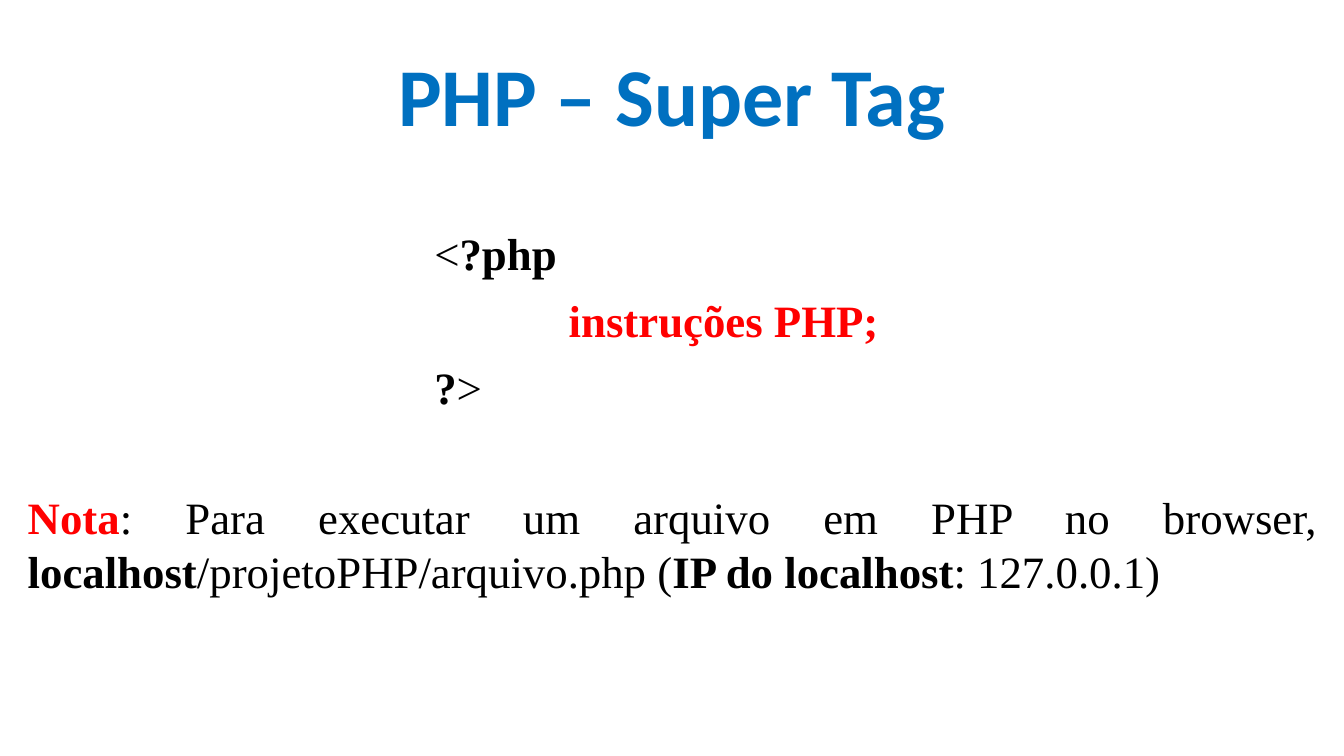
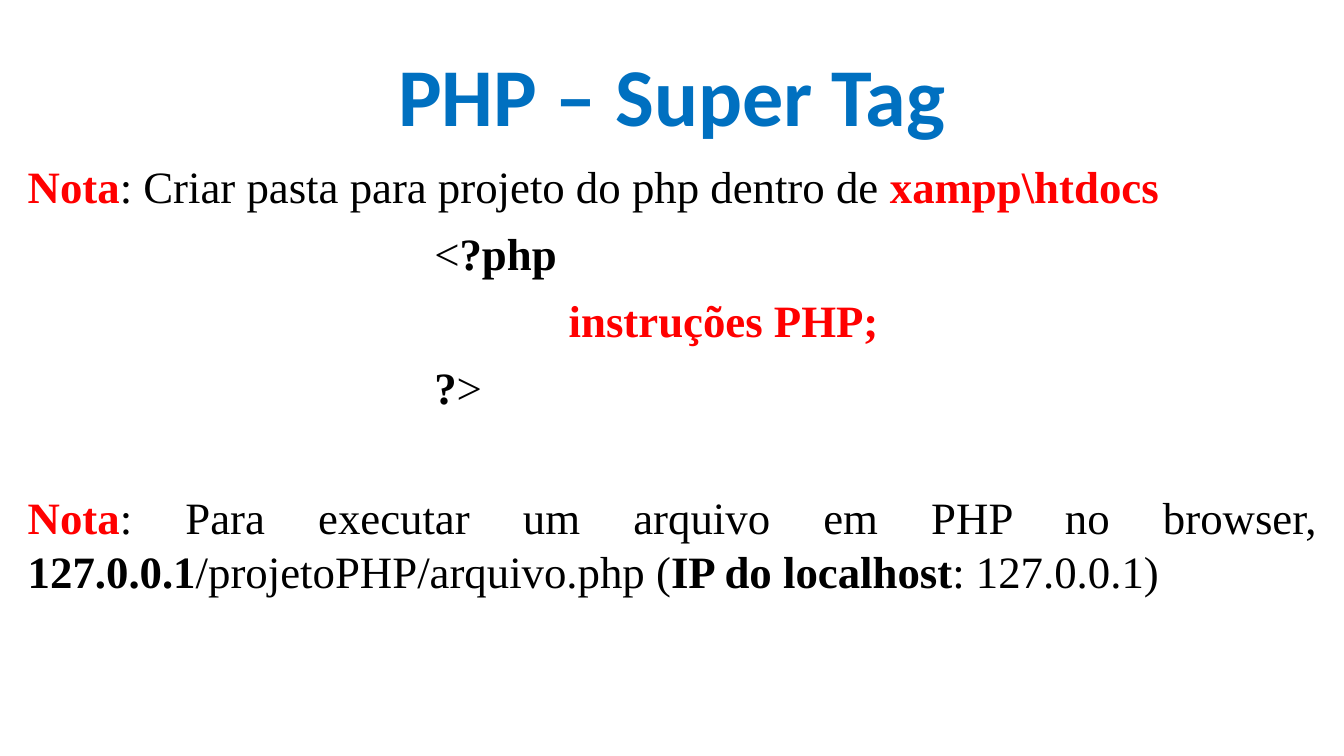
Before and after one commit to CloudEducationBrazil/WydenDesenvolvimentoWebPHP, a slide deck: slide 13 of 01 Classes/Aula 12 e 13 Desenvolvimento Web PHP - PHP.pptx. Drawn at 1344x756 pixels with LibreOffice and Linux fonts; fonts in the diff are those of the drawing; background and template pictures are left out. Boxes give left, top, right and bottom in pixels: in the first picture for what was removed or moved away, otherwise in the second. Text is boxed around its words. In the diff, an @@ line names an element or a change of style, - is before the commit and + after.

```diff
--- a/01 Classes/Aula 12 e 13 Desenvolvimento Web PHP - PHP.pptx
+++ b/01 Classes/Aula 12 e 13 Desenvolvimento Web PHP - PHP.pptx
@@ text at [28, 172, 1159, 213]: paragraph added @@
+Nota: Criar pasta para projeto do php dentro de xampp\htdocs
@@ text at [28, 503, 1317, 597]: text changed @@
-Nota: Para executar um arquivo em PHP no browser, localhost/projetoPHP/arquivo.php (IP do localhost: 127.0.0.1)
+Nota: Para executar um arquivo em PHP no browser, 127.0.0.1/projetoPHP/arquivo.php (IP do localhost: 127.0.0.1)
```
Also in this commit, not shown: 6 other slides changed.
